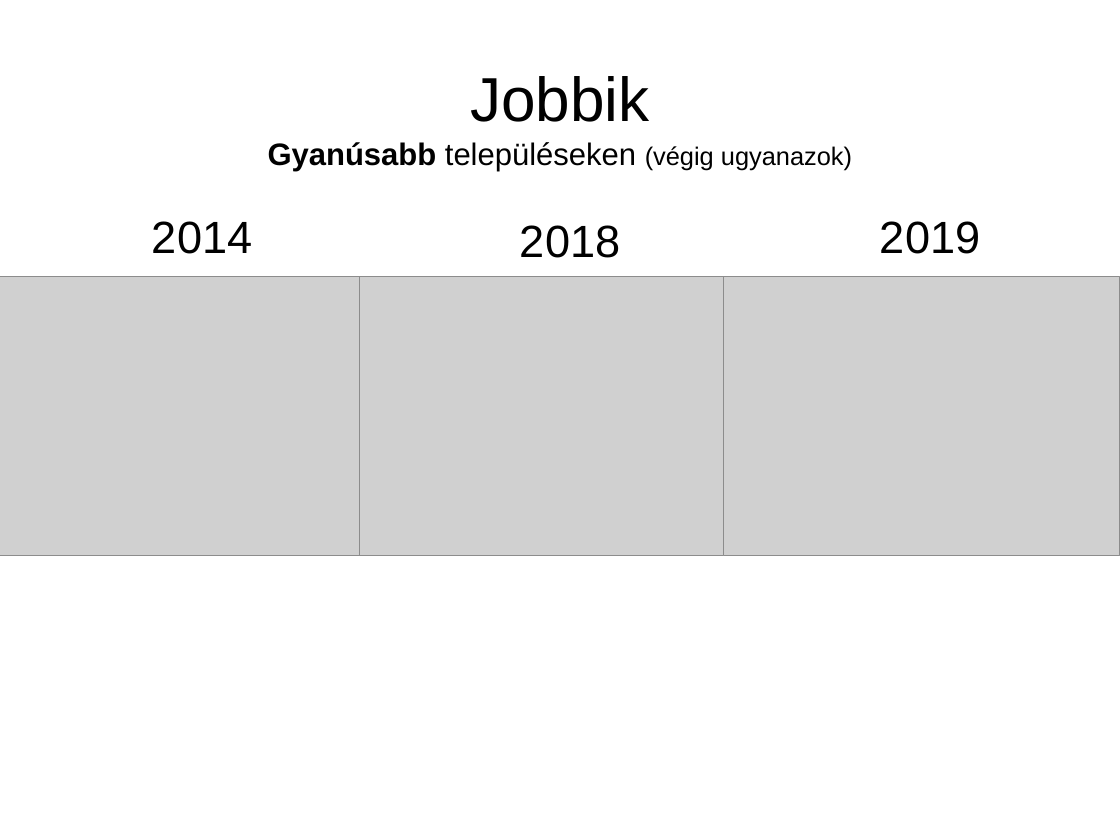
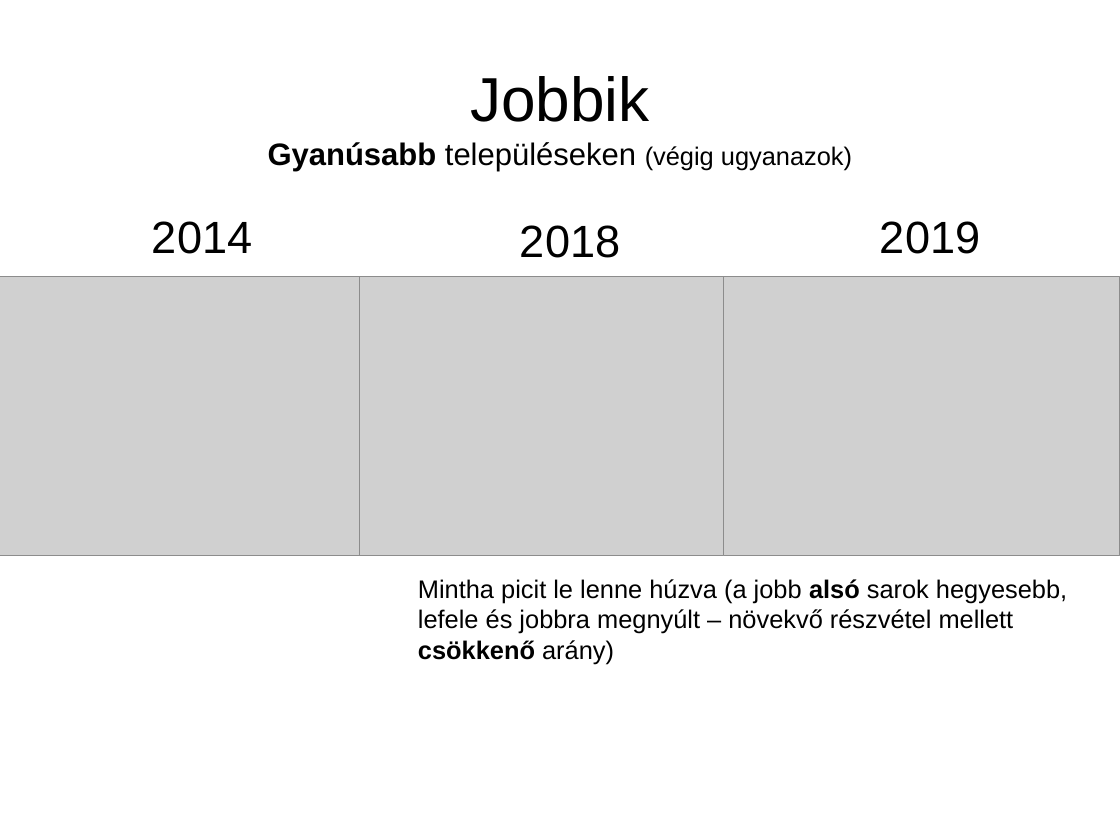
Before and after one commit to brezniczky/ep_elections_2019_hun, a slide deck: slide 15 of slides/hun/slides.odp. Drawn at 1120x840 pixels with LibreOffice and Linux fonts; fonts in the diff are those of the drawing; grey boxes stand for pictures. Boxes give left, top, right and bottom in pixels: in the first picture for what was removed or moved away, otherwise in the second. Text is boxed around its words. In the diff, an @@ line names an element or a change of style, - is before the commit and + after.

```diff
--- a/slides/hun/slides.odp
+++ b/slides/hun/slides.odp
@@ text added at (x1=418, y1=579, x2=1067, y2=664), 18 pt, text #000000 @@
+Mintha picit le lenne húzva (a jobb alsó sarok hegyesebb, lefele és jobbra megnyúlt – növekvő részvétel mellett csökkenő arány)
```
Also in this commit, not shown: 24 other slides changed, 3 slides added.
